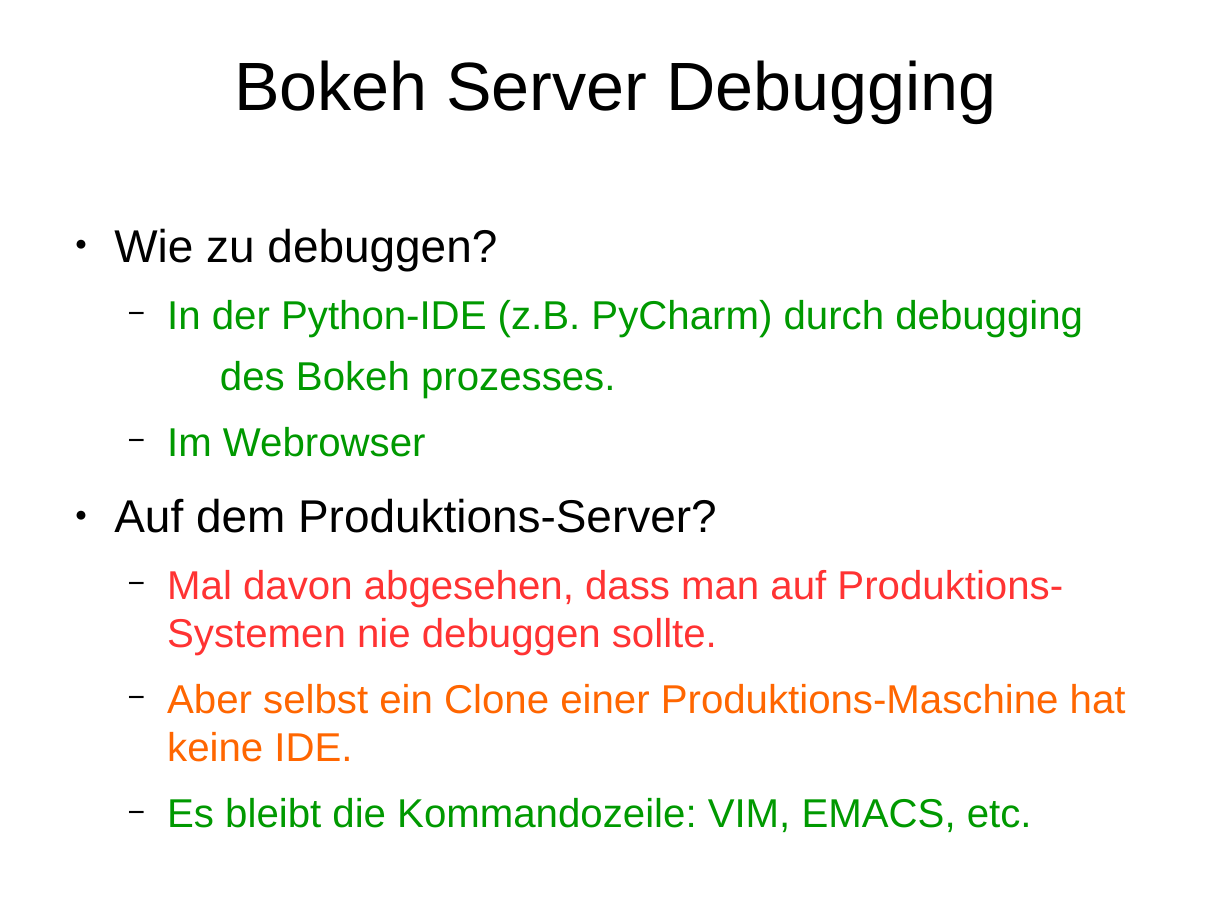
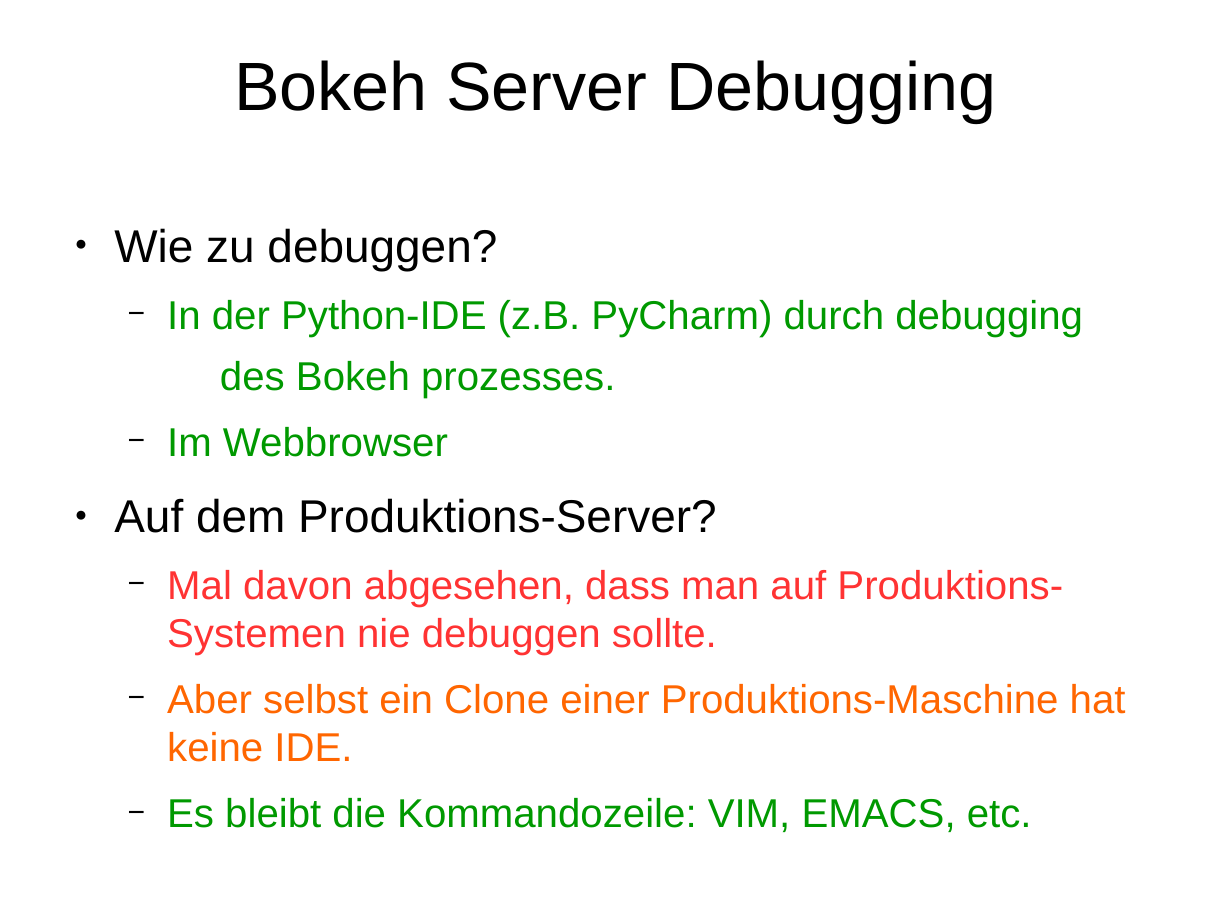
Before and after one commit to Inqbus/python_summit, a slide deck: slide 45 of vortrag/bokeh_sandra.odp. Drawn at 1232x924 pixels with LibreOffice and Linux fonts; fonts in the diff are those of the drawing. Boxes give left, top, right and bottom in pixels: in the first picture for what was removed or moved away, otherwise in the second. Text is boxed around its words. In the diff, an @@ line names an element or a change of style, - is before the commit and + after.

```diff
--- a/vortrag/bokeh_sandra.odp
+++ b/vortrag/bokeh_sandra.odp
@@ text at [167, 427, 448, 457]: text changed @@
-  − Im Webrowser
+  − Im Webbrowser
```
Also in this commit, not shown: 7 other slides changed.
